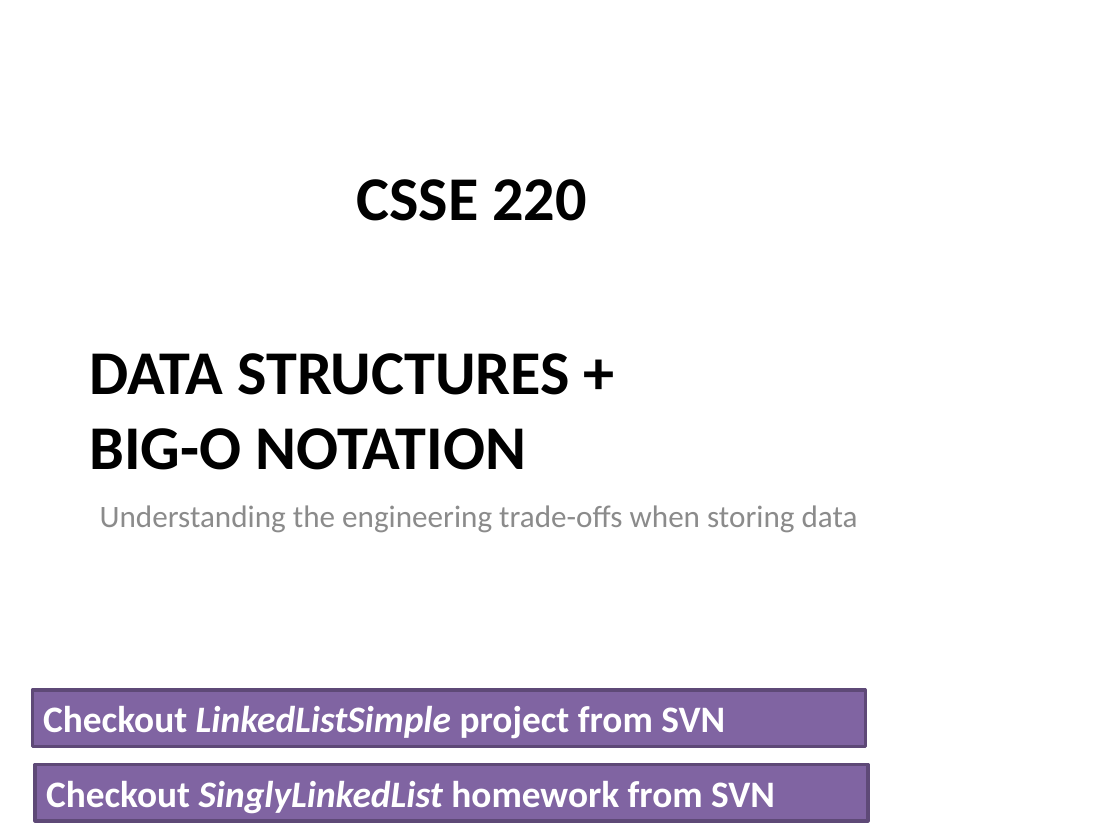
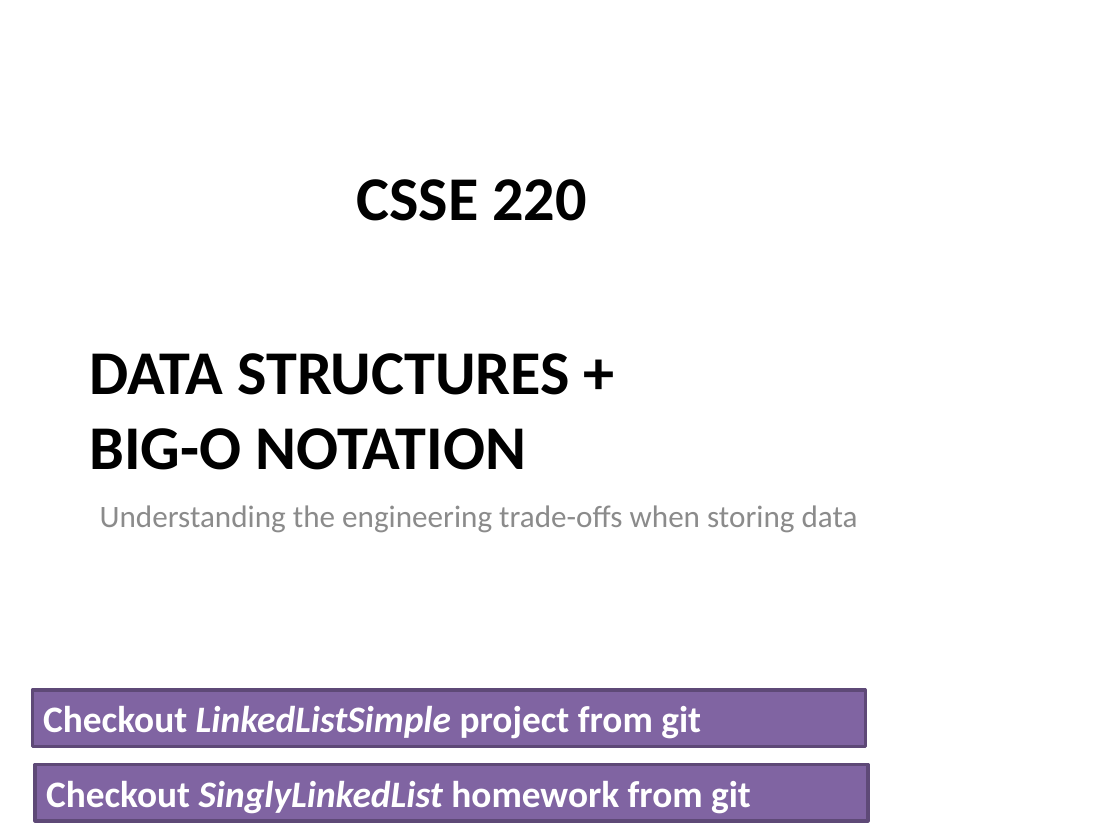
Before and after one commit to RHIT-CSSE/csse220, a slide deck: slide 17 of ClassMaterials/LinkedLists/Slides/LinkedLists.pptx (slide 24 before the commit). Drawn at 1120x840 pixels with LibreOffice and Linux fonts; fonts in the diff are those of the drawing. Boxes give left, top, right and bottom in pixels: in the first picture for what was removed or moved away, otherwise in the second. Text is boxed around its words. In the diff, an @@ line names an element or a change of style, - is before the commit and + after.

```diff
--- a/ClassMaterials/LinkedLists/Slides/LinkedLists.pptx
+++ b/ClassMaterials/LinkedLists/Slides/LinkedLists.pptx
@@ text in rectangle at box(43, 706, 701, 739): text changed @@
-Checkout LinkedListSimple project from SVN
+Checkout LinkedListSimple project from git
@@ text in rectangle at box(46, 781, 751, 814): text changed @@
-Checkout SinglyLinkedList homework from SVN
+Checkout SinglyLinkedList homework from git
```
Also in this commit, not shown: 3 other slides changed, 3 slides added, 9 slides removed, 1 other file.
